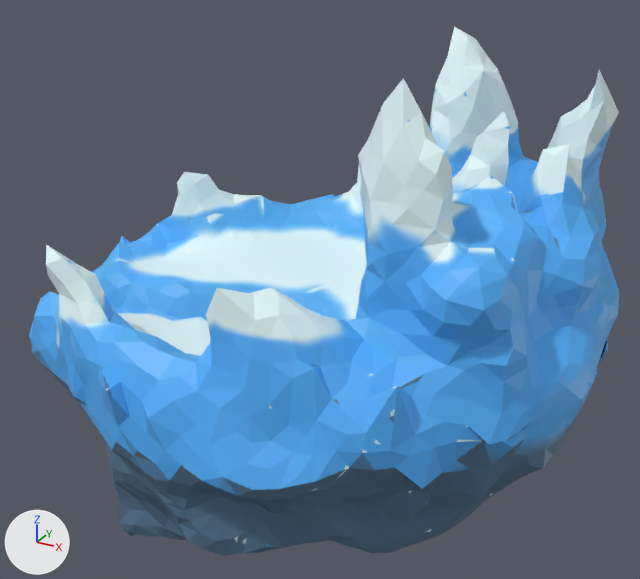
A saved change to the Blender file Blender/Ilhas/ilha_gelo.blend.
Rendered twice from a 50 mm camera at (25.7, -47.1, 25.4) aimed at (-0.8, 1.1, 1.3). Every picture has the same lights, and +X, +Y and +Z are marked at lower left.
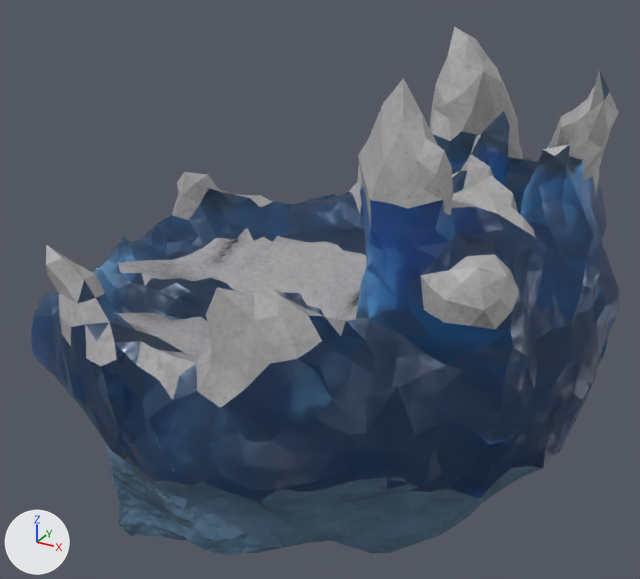
The change, as a list of edits to the scene's bpy script:
```text
Add img_snow_02_diff_1k_jpg:
    img_snow_02_diff_1k_jpg = load_image('snow_02_diff_1k.jpg', '../Materiais/snow_02_1k/textures/snow_02_diff_1k.jpg', 1024, 1024, 'sRGB')
Add mat_snow_material:
    mat_snow_material = principled_material('snow_material')
    mat_snow_material.texture = img_snow_02_diff_1k_jpg
Add mat_ice_rock_material:
    mat_ice_rock_material = bpy.data.materials.new('ice_rock_material')
    # nodes: BsdfPrincipled, Bump, Mapping, OutputMaterial, TexCoord, TexNoise
    # colours: blue #557590
Add mat_ice_material_1:
    mat_ice_material_1 = bpy.data.materials.new('ice_material')
    # nodes: BsdfPrincipled, Bump, OutputMaterial, TexCoord, TexNoise, ValToRGB
    # colours: blue #44a2fe, white #fdfdff, black #383838, grey #b9b9b9, dark grey #464646
Change me_icosphere_004:
    where me_icosphere_004.from_pydata(...)  # 3082 vertices, 6148 faces; spans x -0.95..0.91, y -0.87..0.97, z -0.82..0.9
    used by ob_icosphere; location = (0.0, 0.0, 0.0); scale = (20.0, 20.0, 20.0)
    me_icosphere_004 part 1: 2666 of the faces centred in x -0.95..0.9, y -0.84..0.96, z -0.64..0.8 switch from mat_ice_material (picture img_ice_texture) to mat_ice_material_1
    me_icosphere_004 part 2: 927 of the faces centred in x -0.77..0.81, y -0.79..0.87, z -0.03..0.88 switch from mat_ice_material (picture img_ice_texture) to mat_snow_material (picture img_snow_02_diff_1k_jpg)
    me_icosphere_004 part 3: 2555 of the faces centred in x -0.94..0.87, y -0.82..0.96, z -0.78..-0.05 switch from mat_ice_material (picture img_ice_texture) to mat_ice_rock_material
```

Location of each change, (x1, y1, x2, y2) in pixels of the pictures (640 x 579 px):
part 1 of me_icosphere_004, recoloured: (29, 70, 619, 503) in both
part 2 of me_icosphere_004, recoloured: (46, 26, 619, 408) in both
part 3 of me_icosphere_004, recoloured: (67, 344, 608, 556) in both
